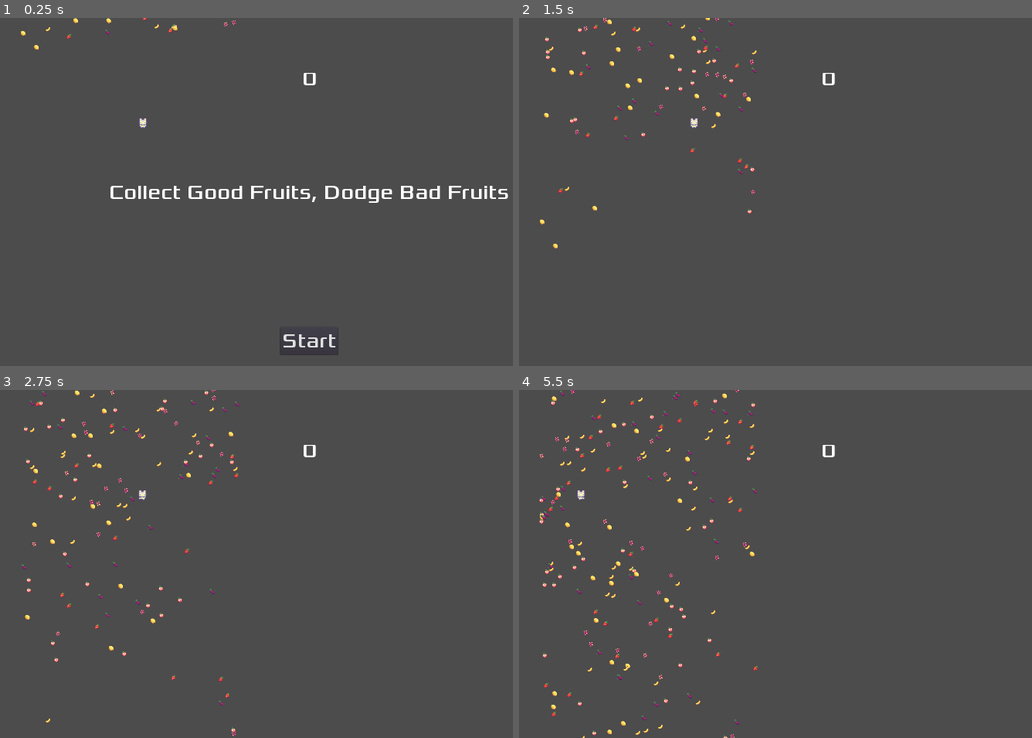
Above: before the commit, frames 1-4 (two rows, left to right).
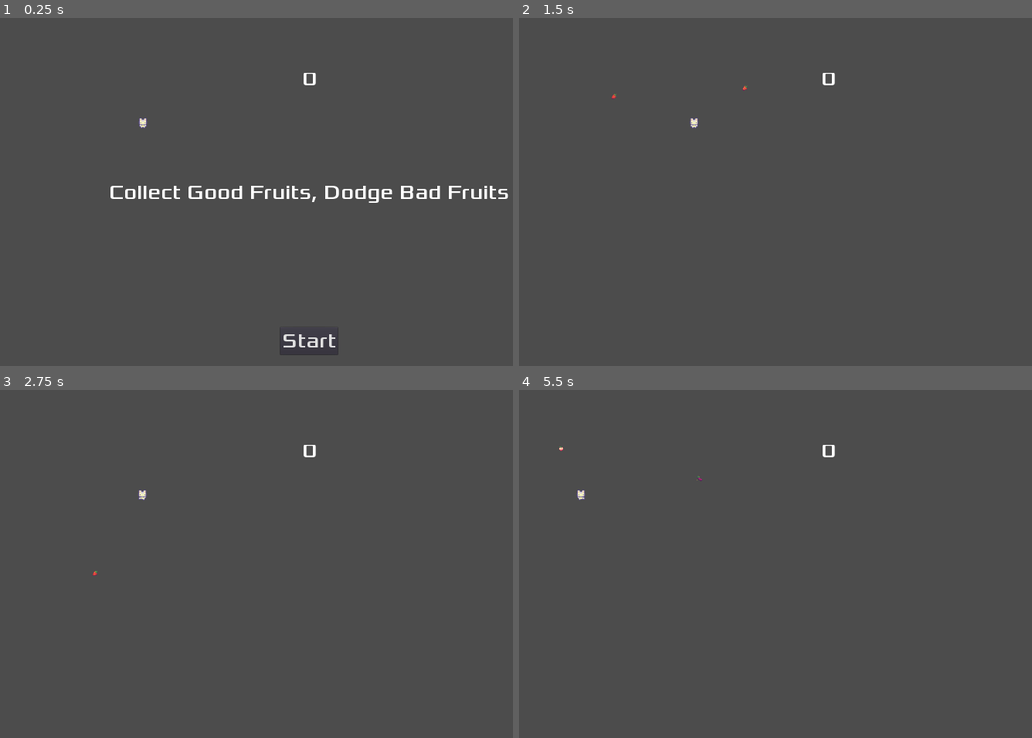
Above: after the commit, the same moments.

Repository: ColinKYuen/BQ-Game-Jam
Game: Godot game, scene res://Scenes/Main.tscn
Two runs of this game, one before a commit and one after it. Both use one fixed random seed, a clock stepped at 60 frames per second and the inputs below.
Inputs:
- Up to frame 1 (0.25 s): no input
- Up to frame 2 (1.5 s): click "Start" at 0.5 s; hold D (move_right) from 1.28 s (still down)
- Up to frame 3 (2.75 s): release D (move_right) at 2.03 s; hold Left (move_left) from 2.03 s (still down)
- Up to frame 4 (5.5 s): release Left (move_left) at 2.78 s; hold D (move_right) 2.78-4.28 s; hold Left (move_left) from 4.28 s (still down)

The runs differ from the first frame. In frame 1, 0.1% of the frame differs, in the area x 4-47%, y 0-10%; in frame 2, 0.8%; in frame 3, 1.0%; in frame 4, 1.6%, in the area x 3-47%, y 0-100%.

Commit message:
refactor code

Diff:
--- a/Scripts/Main.gd
+++ b/Scripts/Main.gd
@@ -21,20 +21,24 @@
 	new_game()
 
 func new_game():
-
+	shapes=[obj_fruit1,obj_fruit2,obj_fruit3,obj_fruit4,obj_fruit5,obj_fruit6,obj_fruit7]
+	rnd.randomize()
 	rng.randomize()
-	rnd.randomize()
-	shapes=[obj_fruit1,obj_fruit2,obj_fruit3,obj_fruit4,obj_fruit5,obj_fruit6,obj_fruit7]
 	spawn(rng.randf_range(64, window_width - 64), rng.randf_range(100, 500))
 
 func _process(delta):
+
 	pass
+
+	shapes=[obj_fruit1,obj_fruit2,obj_fruit3,obj_fruit4,obj_fruit5,obj_fruit6,obj_fruit7]
 
 	timer += delta
 	if timer > 1:
+		rng.randomize()
 		timer = 0
 
-	spawn(rng.randf_range(64, window_width - 64), rng.randf_range(100, 500))
+		spawn(rng.randf_range(64, window_width - 64), rng.randf_range(100, 500))
+
 
 func spawn(location: float, speed: float):
 #TODO: fix array index 0 throwing error
